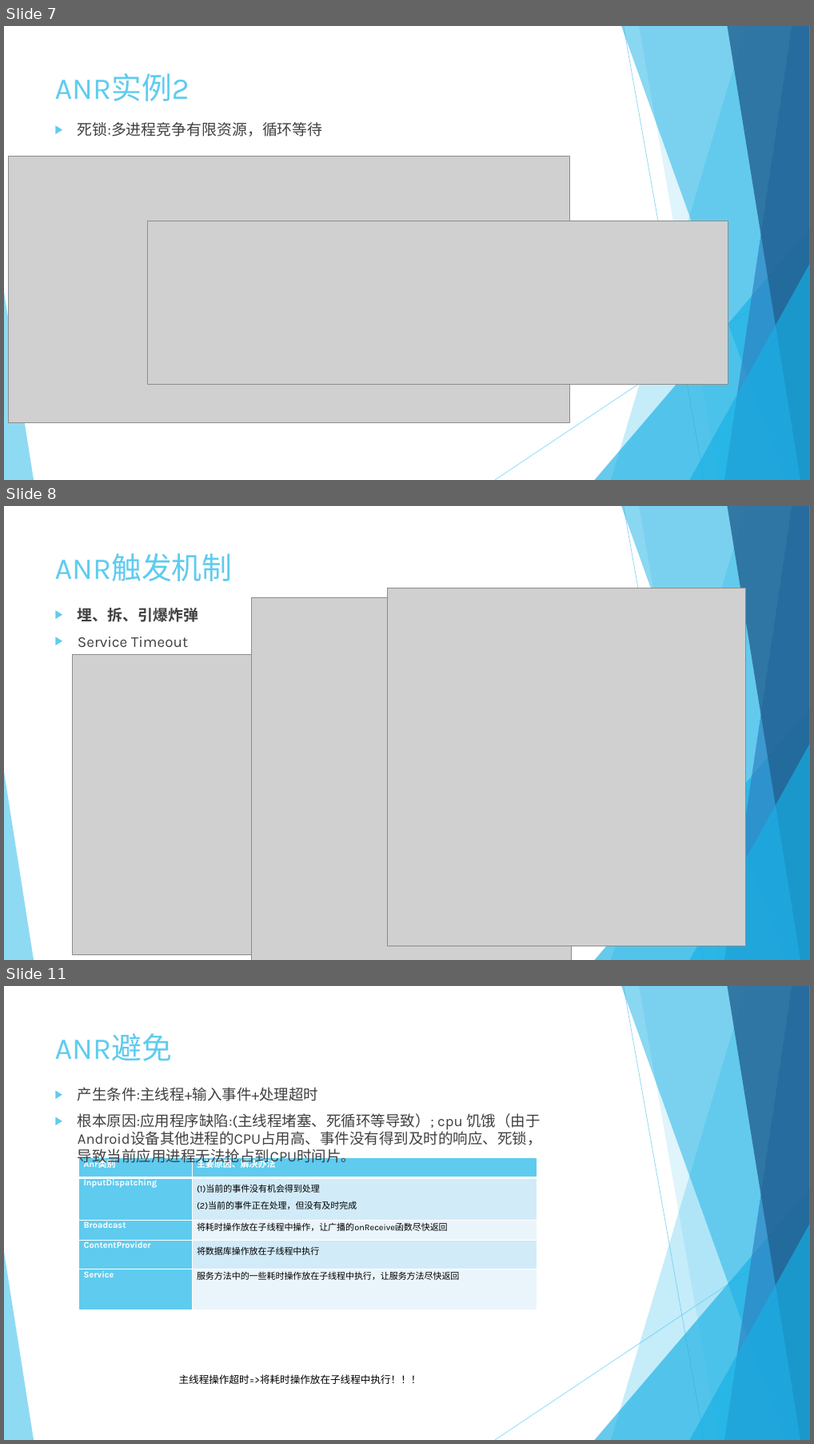
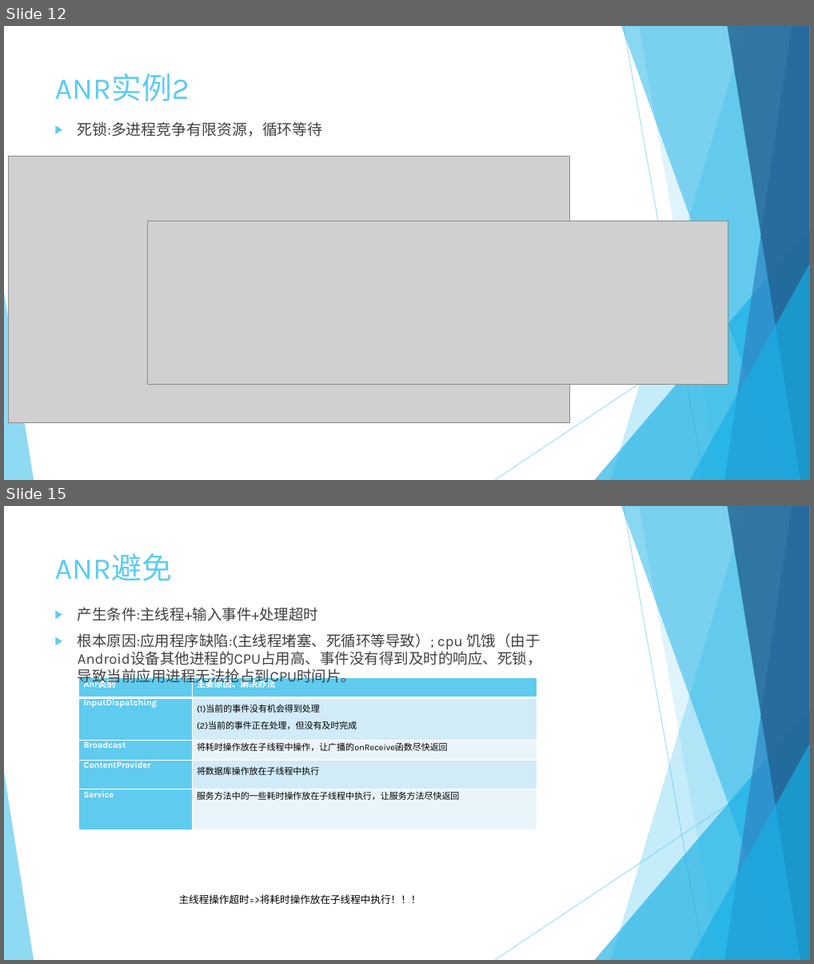
Before and after one commit to keyguansz/asys, a slide deck: debug/ANR原理简介.pptx. Shown one above the other, each under a label of ours: slides 7, 8 and 11 before the commit, slides 12 and 15 after it; the slides between them are not shown. The pictures are 814x1444 and 814x964 pixels, drawn with LibreOffice and Linux fonts; fonts in the diff are those of the drawing; grey boxes stand for pictures. Boxes give left, top, right and bottom in pixels: in the first picture for what was removed or moved away, otherwise in the second. Text is boxed around its words. In the diff, an @@ line names an element or a change of style, - is before the commit and + after.

```diff
--- a/debug/ANR原理简介.pptx
+++ b/debug/ANR原理简介.pptx
@@ slide 8 removed at box(4, 506, 810, 960), background #FFFFFF; not listed: 10 template elements that a slide beside it also shows @@
@@ title removed at box(55, 553, 233, 581) @@
-ANR触发机制
@@ picture removed at box(251, 598, 571, 960) @@
@@ picture removed at box(387, 588, 747, 947) @@
@@ text removed at box(78, 608, 198, 647) @@
-▶ 埋、拆、引爆炸弹
-▶ Service Timeout
@@ picture removed at box(72, 654, 387, 954) @@
@@ what was slide 7 is now slide 12 @@
@@ what was slide 11 is now slide 15 @@
```
Also in this commit, not shown: 3 slides changed, 8 slides added, 3 other slides removed, 46 other files.
